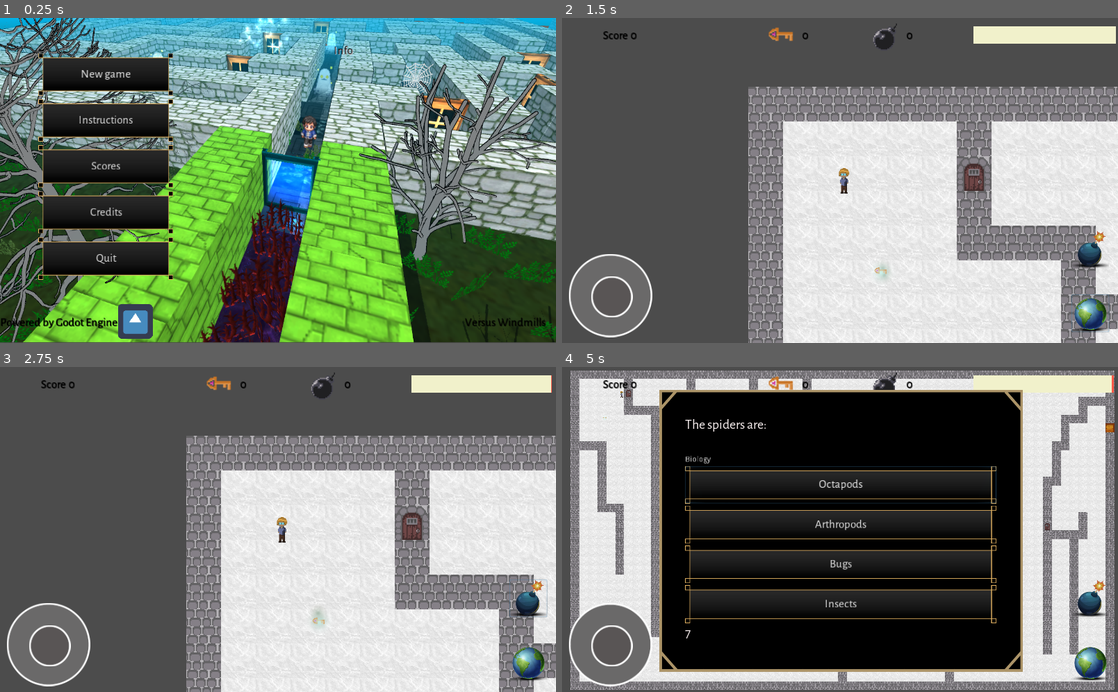
Above: before the commit, frames 1-4 (two rows, left to right).
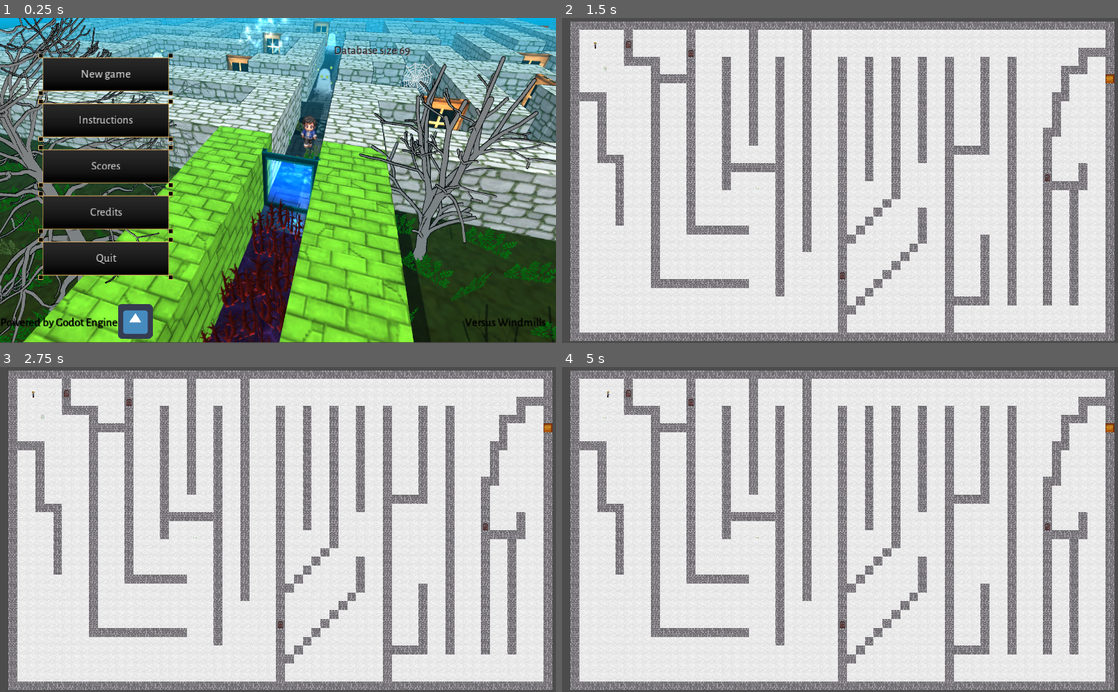
Above: after the commit, the same moments.

Repository: rogerdv/labyrinth
Game: Godot game, scene res://Scenes/main_menu.tscn
Two runs of this game, one before a commit and one after it. Both use one fixed random seed, a clock stepped at 60 frames per second and the inputs below. The engine's default icon, where the game draws it, is replaced by a stand-in: a white triangle on a blue panel in a dark square.
Inputs (mouse positions are in pixels of both pictures, inside the frame that each line leads up to):
- Up to frame 1 (0.25 s): no input
- Up to frame 2 (1.5 s): click "New game" at 0.5 s; click (1090, 313) at 1.25 s
- Up to frame 3 (2.75 s): click (528, 597) at 2.02 s
- Up to frame 4 (5 s): tap Enter at 2.75 s; move the mouse to (962, 513) at 2.77 s; hold Right (ui_right) 2.78-3.5 s; tap M at 2.85, 4.35 s; click (962, 513) at 2.92 s; tap Space at 3.02, 3.05, 3.32, 4.25, 4.55 s; drag from (728, 545) to (606, 419) at 3.52 s; move the mouse to (895, 458) at 4.27 s; hold Right (ui_right) from 4.28 s (still down)

The runs differ from the first frame. In frame 1, 0.2% of the frame differs, in the area x 60-74%, y 8-12%; in frame 2, 67%; in frame 3, 67%, in the area x 1-100%, y 1-100%; in frame 4, 62%.

Commit message:
Added sounds

Diff:
--- a/Scenes/Defeat.tscn
+++ b/Scenes/Defeat.tscn
@@ -50,6 +50,7 @@
 margin_top = -98.0
 margin_right = 81.0
 margin_bottom = -32.0
+custom_styles/hover = ExtResource( 3 )
 custom_styles/pressed = ExtResource( 4 )
 custom_styles/normal = ExtResource( 3 )
 custom_fonts/font = ExtResource( 1 )
--- a/Scenes/lab04.tscn
+++ b/Scenes/lab04.tscn
@@ -54,3 +54,7 @@
 
 [node name="time3" parent="." instance=ExtResource( 8 )]
 position = Vector2( 4267.96, 679.566 )
+
+[node name="Camera2D" type="Camera2D" parent="."]
+position = Vector2( 2279.36, 1146.36 )
+zoom = Vector2( 4.5, 4 )
--- a/Scenes/lab05.tscn
+++ b/Scenes/lab05.tscn
@@ -87,3 +87,7 @@
 
 [node name="Ghost6" parent="." instance=ExtResource( 6 )]
 position = Vector2( 3037.99, 1224.37 )
+
+[node name="Camera2D" type="Camera2D" parent="."]
+position = Vector2( 2290.67, 1242.53 )
+zoom = Vector2( 4.6, 4.3 )
--- a/Scenes/lab06.tscn
+++ b/Scenes/lab06.tscn
@@ -60,3 +60,7 @@
 
 [node name="time5" parent="." instance=ExtResource( 4 )]
 position = Vector2( -857.146, 1244.03 )
+
+[node name="Camera2D" type="Camera2D" parent="."]
+position = Vector2( 58.9426, 162.623 )
+zoom = Vector2( 4.6, 4.5 )
--- a/Scenes/lab07.tscn
+++ b/Scenes/lab07.tscn
@@ -18,7 +18,7 @@
 
 [node name="UI" parent="CanvasLayer" instance=ExtResource( 2 )]
 
-[node name="Node" type="Node" parent="."]
+[node name="SceneInfo" type="Node" parent="."]
 script = ExtResource( 3 )
 NextLevel = "res://Scenes/lab08.tscn"
 
@@ -87,3 +87,7 @@
 
 [node name="key2" parent="." instance=ExtResource( 8 )]
 position = Vector2( 2652.76, 1028.04 )
+
+[node name="Camera2D" type="Camera2D" parent="."]
+position = Vector2( 2114.02, 1312.58 )
+zoom = Vector2( 4.2, 4.5 )
--- a/Scenes/lab08.tscn
+++ b/Scenes/lab08.tscn
@@ -21,7 +21,7 @@
 
 [node name="UI" parent="CanvasLayer" instance=ExtResource( 2 )]
 
-[node name="Node" type="Node" parent="."]
+[node name="SceneInfo" type="Node" parent="."]
 script = ExtResource( 4 )
 NextLevel = "res://Scenes/victory.tscn"
 
@@ -60,3 +60,7 @@
 
 [node name="Ghost5" parent="." instance=ExtResource( 7 )]
 position = Vector2( 1540.86, 2488.07 )
+
+[node name="Camera2D" type="Camera2D" parent="."]
+position = Vector2( 2076.46, 1302.8 )
+zoom = Vector2( 4.2, 4.5 )
--- a/Scripts/SceneInfo.gd
+++ b/Scripts/SceneInfo.gd
@@ -7,6 +7,7 @@
 var timer:float = 0
 var mapviews:int = 0
 var mapmode:bool = false
+var MapTimeCounter
 var PauseMenuScene = preload("res://UI/PauseMenu.tscn")
 
 func _ready() -> void:
@@ -21,14 +22,7 @@
 func _input(event: InputEvent) -> void:
 	if event is InputEventKey and event.pressed:
 		if event.scancode == KEY_M:
-			if !mapmode and mapviews<3:
-				mapviews+=1
-				get_node("../player").ToggleCamera(false)
-				get_node("../Camera2D").current = true
-			else:
-				get_node("../Camera2D").current = false
-				get_node("../player").ToggleCamera(true)
-				mapmode = false
+			display_map()
 		elif event.scancode == KEY_F5:
 			GameInstance.SaveGame()
 		elif 	event.scancode == KEY_F6:
@@ -36,11 +30,18 @@
 		elif event.scancode == KEY_ESCAPE:
 			GameInstance.paused = true
 			get_node("../CanvasLayer").add_child(PauseMenuScene.instance())
-		#elif event.scancode == KEY_SPACE:
-		#	get_node("../player").FireBomb()
+
 
 
 func _process(delta: float) -> void:
+	if mapmode:
+		MapTimeCounter+=delta
+		if MapTimeCounter>6:
+			mapmode=false
+			get_node("../Camera2D").current = false
+			get_node("../player").ToggleCamera(true)
+			get_node("../CanvasLayer/UI").ui_visible(true)
+			GameInstance.paused = false
 	if !GameInstance.paused:
 		if timer<1:
 			timer+=delta
@@ -65,3 +66,19 @@
 func _on_Back_pressed():
 	GameInstance.paused = true
 	get_node("../CanvasLayer").add_child(PauseMenuScene.instance())
+
+func display_map():
+	if !mapmode and mapviews<3:
+		get_node("../CanvasLayer/UI").ui_visible(false)
+		mapmode=true
+		mapviews+=1
+		MapTimeCounter = 0
+		get_node("../player").ToggleCamera(false)
+		get_node("../Camera2D").current = true
+		GameInstance.paused = true
+	else:
+		get_node("../Camera2D").current = false
+		get_node("../player").ToggleCamera(true)
+		get_node("../CanvasLayer/UI").ui_visible(true)
+		mapmode = false
+		GameInstance.paused = false
--- a/Scripts/UI/InfoBar.gd
+++ b/Scripts/UI/InfoBar.gd
@@ -17,9 +17,13 @@
 	$Cont/bombs.text = String(bombs)
 
 func _on_Map_pressed() -> void:
-	get_node("../../player").ToggleCamera(false)
-	get_node("../../Camera2D").current = true
+	get_node("../../SceneInfo").display_map()
 
+func ui_visible(toggle:bool):
+	$Fire.visible = toggle
+	$Map.visible = toggle
+	$Cont.visible = toggle
+	$Sprite.visible = toggle
 
 func _on_Fire_pressed() -> void:
 	get_node("../../player").FireBomb()
--- a/Scripts/UI/QuestionPanel.gd
+++ b/Scripts/UI/QuestionPanel.gd
@@ -5,7 +5,7 @@
 var idx:int = 0
 var question
 var timer:float = 0
-var counter:int = 7
+var counter:int = 10
 var x:int
 var y:int
 var tmap
--- a/Scripts/UI/main_menu.gd
+++ b/Scripts/UI/main_menu.gd
@@ -3,7 +3,7 @@
 
 func _ready():
 	var info = get_node("info")
-	#info.text = "Database size "+String(GameInstance.easy.size())me
+	info.text = "Database size "+String(GameInstance.easy.size())
 
 	if GameInstance.error != OK:
 		info.text = OS.get_locale() + " Error loadig json " + String(GameInstance.error)
--- a/UI/PauseMenu.tscn
+++ b/UI/PauseMenu.tscn
@@ -19,10 +19,10 @@
 anchor_top = 0.5
 anchor_right = 0.5
 anchor_bottom = 0.5
-margin_left = -98.0
+margin_left = -102.0
 margin_top = -56.0
-margin_right = 94.0
-margin_bottom = 46.0
+margin_right = 99.0
+margin_bottom = 51.0
 __meta__ = {
 "_edit_use_anchors_": false
 }
@@ -30,12 +30,12 @@
 [node name="VBoxContainer" type="VBoxContainer" parent="PanelContainer"]
 margin_left = 7.0
 margin_top = 7.0
-margin_right = 185.0
-margin_bottom = 100.0
-custom_constants/separation = 2
+margin_right = 194.0
+margin_bottom = 106.0
+custom_constants/separation = 5
 
 [node name="Label" type="Label" parent="PanelContainer/VBoxContainer"]
-margin_right = 178.0
+margin_right = 187.0
 margin_bottom = 27.0
 size_flags_horizontal = 3
 size_flags_vertical = 3
@@ -46,20 +46,22 @@
 valign = 1
 
 [node name="Label2" type="Label" parent="PanelContainer/VBoxContainer"]
-margin_top = 29.0
-margin_right = 178.0
-margin_bottom = 43.0
+margin_top = 32.0
+margin_right = 187.0
+margin_bottom = 46.0
 text = "psaved"
+align = 1
+autowrap = true
 
 [node name="HBoxContainer" type="HBoxContainer" parent="PanelContainer/VBoxContainer"]
-margin_top = 45.0
-margin_right = 178.0
-margin_bottom = 93.0
+margin_top = 51.0
+margin_right = 187.0
+margin_bottom = 99.0
 size_flags_horizontal = 3
-custom_constants/separation = 3
+custom_constants/separation = 5
 
 [node name="yes" type="Button" parent="PanelContainer/VBoxContainer/HBoxContainer"]
-margin_right = 87.0
+margin_right = 91.0
 margin_bottom = 48.4579
 size_flags_horizontal = 3
 custom_styles/hover = ExtResource( 5 )
@@ -69,8 +71,8 @@
 text = "yes"
 
 [node name="no" type="Button" parent="PanelContainer/VBoxContainer/HBoxContainer"]
-margin_left = 90.0
-margin_right = 178.0
+margin_left = 96.0
+margin_right = 187.0
 margin_bottom = 48.4579
 size_flags_horizontal = 3
 custom_styles/hover = ExtResource( 5 )
--- a/UI/UI.tscn
+++ b/UI/UI.tscn
@@ -191,3 +191,4 @@
 pressed = ExtResource( 4 )
 script = ExtResource( 1 )
 [connection signal="pressed" from="Fire" to="." method="_on_Fire_pressed"]
+[connection signal="pressed" from="Map" to="." method="_on_Map_pressed"]
--- a/UI/text.csv
+++ b/UI/text.csv
@@ -14,12 +14,13 @@
 time,Tiempo,Time
 totalsc,Puntuación total,Total score
 title,El Laberinto del Saber,The Labyrinth of Knowledge
-original2,Basado en una idea original de Yurguen Castillo Suarez & Manuel Montesino Cabrera,Based on an original idea by Yurguen Castillo Suarez & Manuel Montesino Cabrera
+original2,Basado en una idea original de Yurguen Castillo Suárez & Manuel Montesino Cabrera,Based on an original idea by Yurguen Castillo Suarez & Manuel Montesino Cabrera
 program, Programación: Roger Durañona Vargas, Programmer: Roger Durañona Vargas
-artist,"Gráficos: Yoendris Isaac Sierra, Ana Elena Pérez","Graphics: Yoendris Isaac Sierra, Ana Elena Pérez"
+artist,"Gráficos: Yoendris Isaac Sierra, Ana Elena Pérez",Graphics: "Yoendris Isaac Sierra, Ana Elena Pérez"
 back_menu,Menú principal,Main menu
 confirm_exit,¿Desea abandonar?,Do you want to quit?
 yes,Sí,Yes
 no,No,No
 defeat,!Has sido derrotado!,You have lost!
 sorry,"Desgraciadamente, no has podido vencer a la Ignorancia","Regrettably, you havent been capable of defeating Ignorance"
+psaved,Su progreso será guardado,Progress will be saved
Not shown, added: Sounds/8bit_bomb_explosion.wav.import
Not shown, added: Sounds/sfx_sounds_error8.wav.import
Not shown, added: Sounds/sfx_sounds_fanfare3.wav.import
Not shown, added: Sounds/stepstone_1.wav.import
Binary file changed: UI/text.en.translation
Binary file changed: UI/text.es.translation
Not shown, added: Sounds/8bit_bomb_explosion.wav
Not shown, added: Sounds/sfx_sounds_error8.wav
Not shown, added: Sounds/sfx_sounds_fanfare3.wav
Not shown, added: Sounds/stepstone_1.wav
